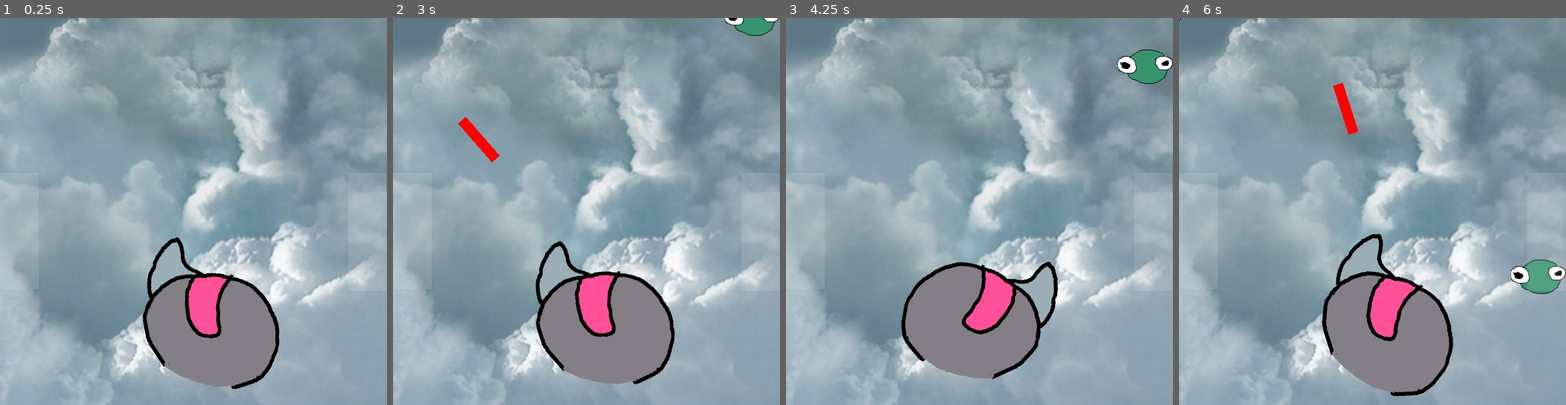
Above: before the commit, frames 1-4 (left to right).
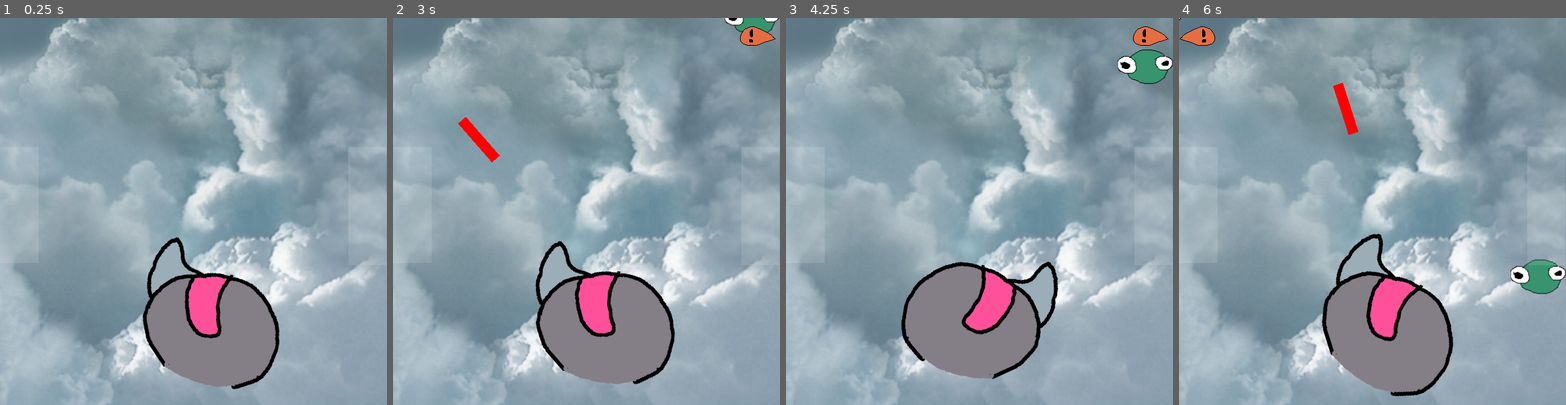
Above: after the commit, the same moments.

Repository: drakonicguy/cybergoose
Game: Godot game, scene res://scenes/Main.tscn
The game is run twice, just before and just after one commit, with the same random seed, the same clock (stepped at 60 frames per second) and the same inputs.
Inputs (mouse positions are in pixels of both pictures, inside the frame that each line leads up to):
- Up to frame 1 (0.25 s): no input
- Up to frame 2 (3 s): tap Enter at 0.5, 2 s; move the mouse to (671, 192) at 0.52 s; hold Right (move_right) 0.53-1.28 s; click (671, 192) at 0.6 s; tap Space at 1.25, 2.75 s; move the mouse to (509, 230) at 1.27 s; hold Left (move_left) 1.28-2.03 s; click (509, 230) at 1.35 s; move the mouse to (625, 126) at 2.02 s; hold Right (move_right) from 2.03 s (still down); click (625, 126) at 2.1 s; move the mouse to (567, 288) at 2.77 s; click (567, 288) at 2.85 s
- Up to frame 3 (4.25 s): move the mouse to (1095, 269) at 3.52 s; release Right (move_right) at 3.53 s; hold Left (move_left) from 3.53 s (still down); click (1095, 269) at 3.6 s
- Up to frame 4 (6 s): move the mouse to (1256, 153) at 4.27 s; click (1256, 153) at 4.35 s; move the mouse to (1391, 211) at 5.02 s; click (1391, 211) at 5.1 s; move the mouse to (1314, 114) at 5.77 s; release Left (move_left) at 5.78 s; hold Right (move_right) from 5.78 s (still down); click (1314, 114) at 5.85 s

The runs differ from the first frame. In frame 2, 0.3% of the frame differs, in the area x 89-99%, y 2-8%; in frame 3, 0.3%; in frame 4, 0.4%, in the area x 0-100%, y 2-71%.

Commit message:
i have no idea what is going on.
dances

Diff:
--- a/scenes/Main.tscn
+++ b/scenes/Main.tscn
@@ -7,12 +7,13 @@
 [ext_resource path="res://scripts/Main.gd" type="Script" id=5]
 [ext_resource path="res://scenes/Enemy.tscn" type="PackedScene" id=6]
 [ext_resource path="res://assets/fff-forward.regular.ttf" type="DynamicFontData" id=7]
+[ext_resource path="res://assets/enemywarning.png" type="Texture" id=8]
 
-[sub_resource type="DynamicFont" id=2]
+[sub_resource type="DynamicFont" id=1]
 size = 70
 font_data = ExtResource( 7 )
 
-[sub_resource type="Curve2D" id=1]
+[sub_resource type="Curve2D" id=2]
 _data = {
 "points": PoolVector2Array( 0, 0, 0, 0, -120, 0, 0, 0, 0, 0, 720, 0 )
 }
@@ -46,9 +47,9 @@
 current = true
 script = ExtResource( 3 )
 
-[node name="CanvasLayer" type="CanvasLayer" parent="."]
+[node name="GUI" type="CanvasLayer" parent="."]
 
-[node name="Label" type="Label" parent="CanvasLayer"]
+[node name="Label" type="Label" parent="GUI"]
 visible = false
 anchor_left = 0.5
 anchor_top = 0.5
@@ -58,27 +59,36 @@
 margin_top = -48.5
 margin_right = 96.5
 margin_bottom = 48.5
-custom_fonts/font = SubResource( 2 )
+custom_fonts/font = SubResource( 1 )
 text = "FAIL"
 __meta__ = {
 "_edit_use_anchors_": false
 }
 
-[node name="ScrollLeft" type="ColorRect" parent="CanvasLayer"]
-margin_top = 240.0
+[node name="ScrollLeft" type="ColorRect" parent="GUI"]
+margin_top = 200.0
 margin_right = 60.0
-margin_bottom = 420.0
+margin_bottom = 380.0
 color = Color( 1, 1, 1, 0.117647 )
 __meta__ = {
 "_edit_use_anchors_": false
 }
 
-[node name="ScrollRight" type="ColorRect" parent="CanvasLayer"]
+[node name="ScrollRight" type="ColorRect" parent="GUI"]
 margin_left = 540.0
-margin_top = 240.0
+margin_top = 200.0
 margin_right = 599.0
-margin_bottom = 423.0
+margin_bottom = 383.0
 color = Color( 1, 1, 1, 0.117647 )
+__meta__ = {
+"_edit_use_anchors_": false
+}
+
+[node name="EnemyWarning" type="TextureRect" parent="GUI"]
+visible = false
+margin_right = 40.0
+margin_bottom = 40.0
+texture = ExtResource( 8 )
 __meta__ = {
 "_edit_use_anchors_": false
 }
@@ -107,9 +117,9 @@
 position = Vector2( 300, 660 )
 shape = SubResource( 3 )
 
-[connection signal="mouse_entered" from="CanvasLayer/ScrollLeft" to="Camera2D" method="_on_ScrollLeft"]
-[connection signal="mouse_exited" from="CanvasLayer/ScrollLeft" to="Camera2D" method="_on_ScrollLeftStop"]
-[connection signal="mouse_entered" from="CanvasLayer/ScrollRight" to="Camera2D" method="_on_ScrollRight"]
-[connection signal="mouse_exited" from="CanvasLayer/ScrollRight" to="Camera2D" method="_on_ScrollRightStop"]
+[connection signal="mouse_entered" from="GUI/ScrollLeft" to="Camera2D" method="_on_ScrollLeft"]
+[connection signal="mouse_exited" from="GUI/ScrollLeft" to="Camera2D" method="_on_ScrollLeftStop"]
+[connection signal="mouse_entered" from="GUI/ScrollRight" to="Camera2D" method="_on_ScrollRight"]
+[connection signal="mouse_exited" from="GUI/ScrollRight" to="Camera2D" method="_on_ScrollRightStop"]
 [connection signal="timeout" from="EnemyTimer" to="." method="_on_EnemyTimer_timeout"]
 [connection signal="body_entered" from="DespawnArea" to="." method="_on_Enemy_ReachedBottom"]
--- a/scripts/Camera2D.gd
+++ b/scripts/Camera2D.gd
@@ -1,13 +1,15 @@
 extends Camera2D
 
 var scroll = "none"
-export var scrollspeed = 5
+export var scrollspeed = 500
+var currentspeed = 0
 
-func _process(_delta):
+func _process(delta):
+	currentspeed = scrollspeed * delta
 	if scroll == "left":
-		self.position.x-=scrollspeed
+		self.position.x -= currentspeed
 	elif scroll == "right":
-		self.position.x+=scrollspeed
+		self.position.x += currentspeed
 	self.position.x = clamp(self.position.x, $"../LBorder".position.x, $"../RBorder".position.x)
 
 func _on_ScrollLeft():
--- a/scripts/Enemy.gd
+++ b/scripts/Enemy.gd
@@ -9,8 +9,6 @@
 #		emit_signal("ReachedBottom")
 		queue_free()
 
-
-
 func _on_Laser_Touched(_body):
 	self.collision_layer = 1
 	var animationtimer = 0
--- a/scripts/Head.gd
+++ b/scripts/Head.gd
@@ -29,6 +29,7 @@
 
 func _input(_event):
 	if Input.is_action_just_pressed("shoot"):
+
 		var laser = laser_scene.instance()
 		add_child(laser)
 		laser.position = $ShootPosition.position
--- a/scripts/Main.gd
+++ b/scripts/Main.gd
@@ -8,11 +8,16 @@
 
 	var enemy = enemy_scene.instance()
 	add_child(enemy)
-
 	enemy.position = enemy_spawn_location.position
-
+	var x = 0
+	$GUI/EnemyWarning.flip_h = false
+	if enemy.position.x > $Head.position.x:
+		x = 530
+		$GUI/EnemyWarning.flip_h = true
+	$GUI/EnemyWarning.set_position(Vector2(x, enemy.position.y))
+	$GUI/EnemyWarning.show()
 
 func _on_Enemy_ReachedBottom(_body):
-	$CanvasLayer/Label.show()
+	$GUI/Label.show()
 	yield(get_tree().create_timer(0.5), "timeout")
-	$CanvasLayer/Label.hide()
+	$GUI/Label.hide()
Binary file added: assets/enemywarning.png
Not shown, added: assets/enemywarning.png.import
Not shown: 2 places in scenes/Main.tscn that only renumber resources
